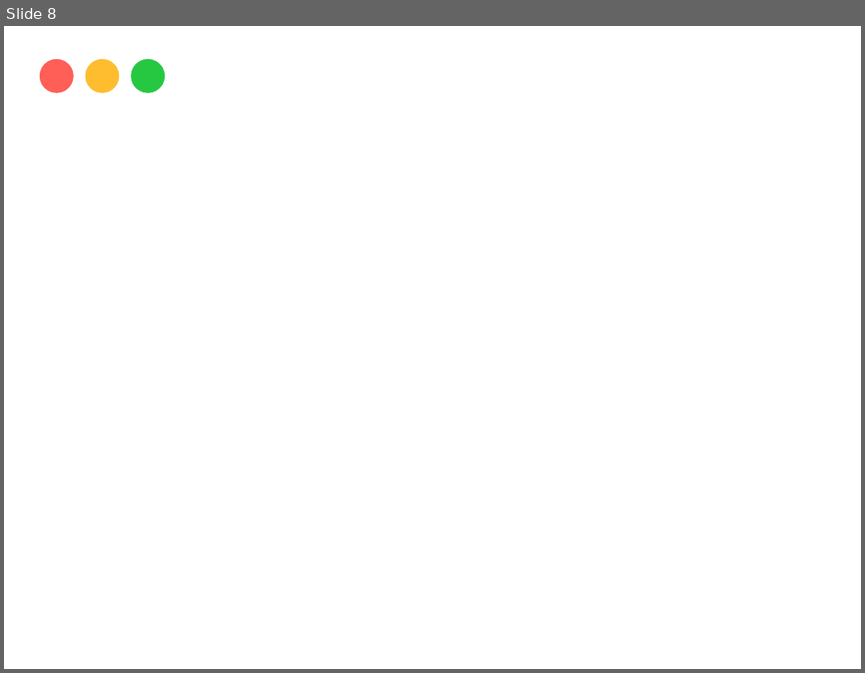
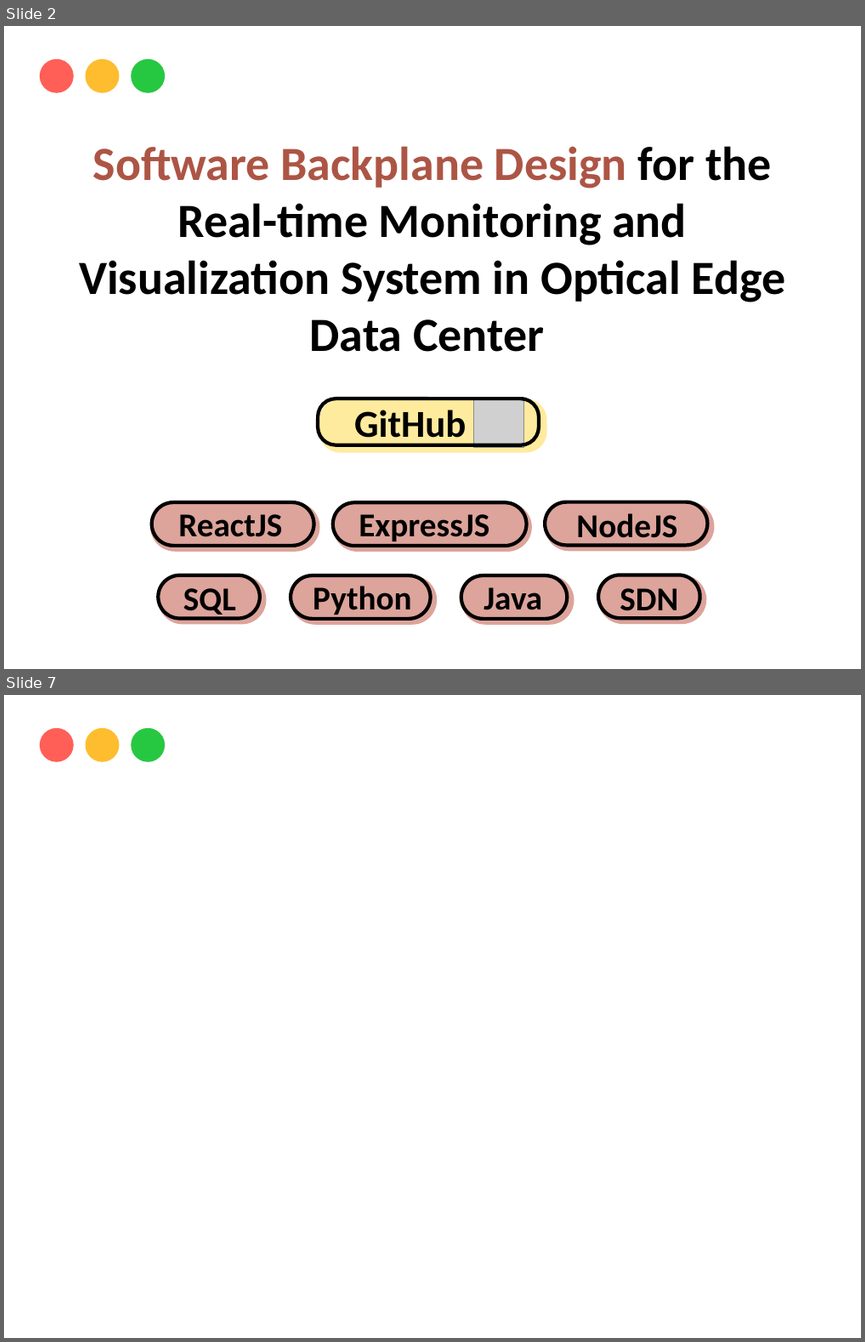
Before and after one commit to yinhsuan/portfolio, a slide deck: project image.pptx. Shown one above the other, each under a label of ours: slide 8 before the commit, slides 2 and 7 after it; the slides between them are not shown. The pictures are 865x673 and 865x1342 pixels, drawn with LibreOffice and Linux fonts; fonts in the diff are those of the drawing; grey boxes stand for pictures; background and template pictures are left out. Boxes give left, top, right and bottom in pixels: in the first picture for what was removed or moved away, otherwise in the second. Text is boxed around its words. In the diff, an @@ line names an element or a change of style, - is before the commit and + after.

```diff
--- a/project image.pptx
+++ b/project image.pptx
@@ slide 2 added at [4,26,861,669], background picture (left out) @@
@@ ellipse added at [39,59,74,94], fill #FF5F57 @@
@@ ellipse added at [86,59,120,94], fill #FEBD2E @@
@@ ellipse added at [131,59,166,94], fill #27C841 @@
@@ text added at [79,146,786,352], 40 pt, text #000000, bold @@
+Software Backplane Design for the Real-time Monitoring and Visualization System in Optical Edge Data Center
@@ group added at [318,397,546,453]: 2 rounded rectangles, 1 text, 1 picture @@
+GitHub
@@ group added at [150,501,715,551]: 6 rounded rectangles, 3 texts @@
+ReactJS
+ExpressJS
+NodeJS
@@ group added at [158,574,707,624]: 8 rounded rectangles, 4 texts @@
+SQL
+SDN
+Python
+Java
@@ what was slide 8 is now slide 7 @@
```
Also in this commit, not shown: 4 slides changed, 1 other slide added, 2 slides removed, 13 other files.
